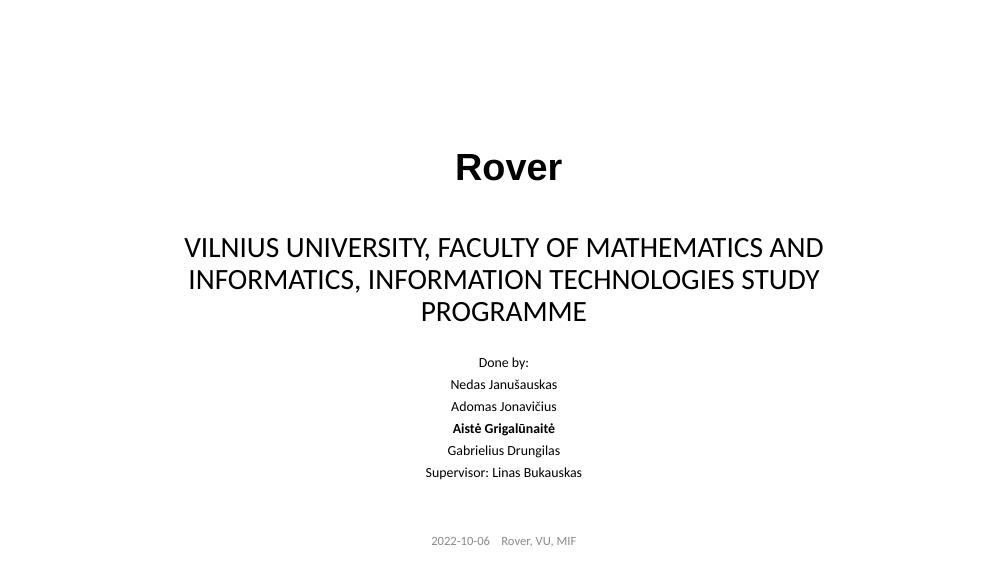
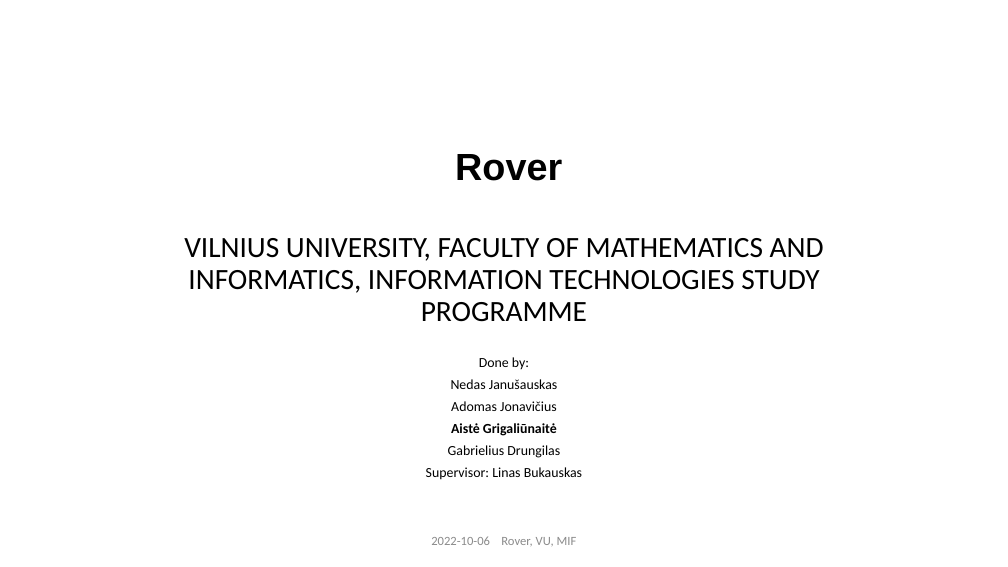
Before and after one commit to gryxay/Rover, a slide deck: slide 1 of doc/presentations/presentation_2.pptx. Drawn at 1008x567 pixels with LibreOffice and Linux fonts; fonts in the diff are those of the drawing. Boxes give left, top, right and bottom in pixels: in the first picture for what was removed or moved away, otherwise in the second. Text is boxed around its words. In the diff, an @@ line names an element or a change of style, - is before the commit and + after.

```diff
--- a/doc/presentations/presentation_2.pptx
+++ b/doc/presentations/presentation_2.pptx
@@ subtitle at [451,423,557,436]: text changed @@
-Aistė Grigalūnaitė
+Aistė Grigaliūnaitė
```
Also in this commit, not shown: 2 other slides changed, 1 slide added.
